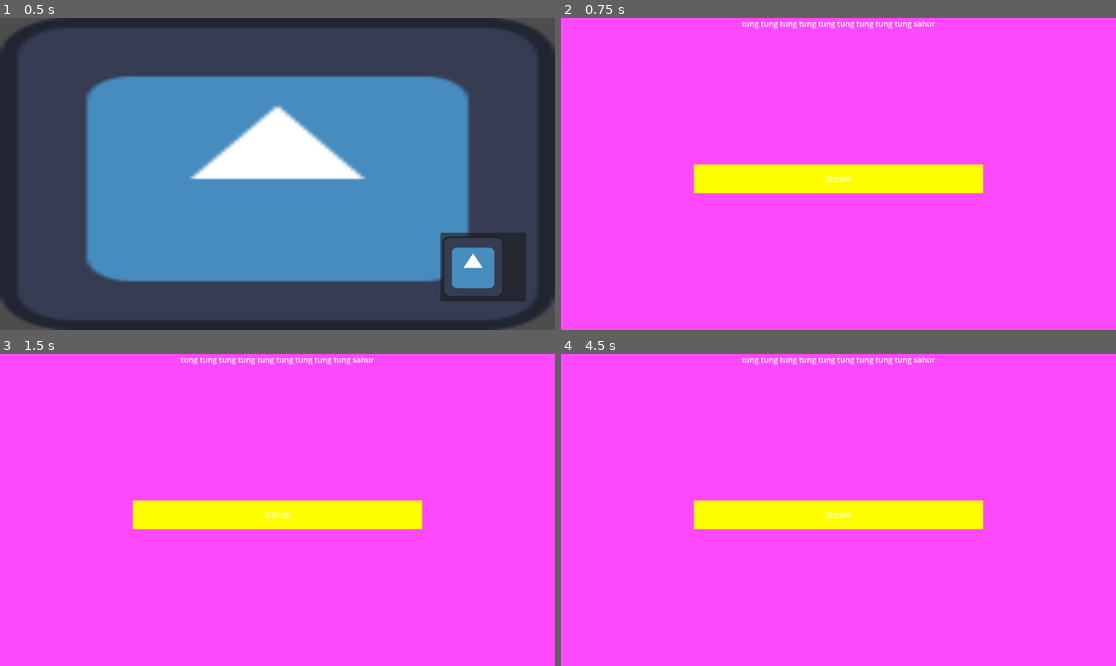
Above: before the commit, frames 1-4 (two rows, left to right).
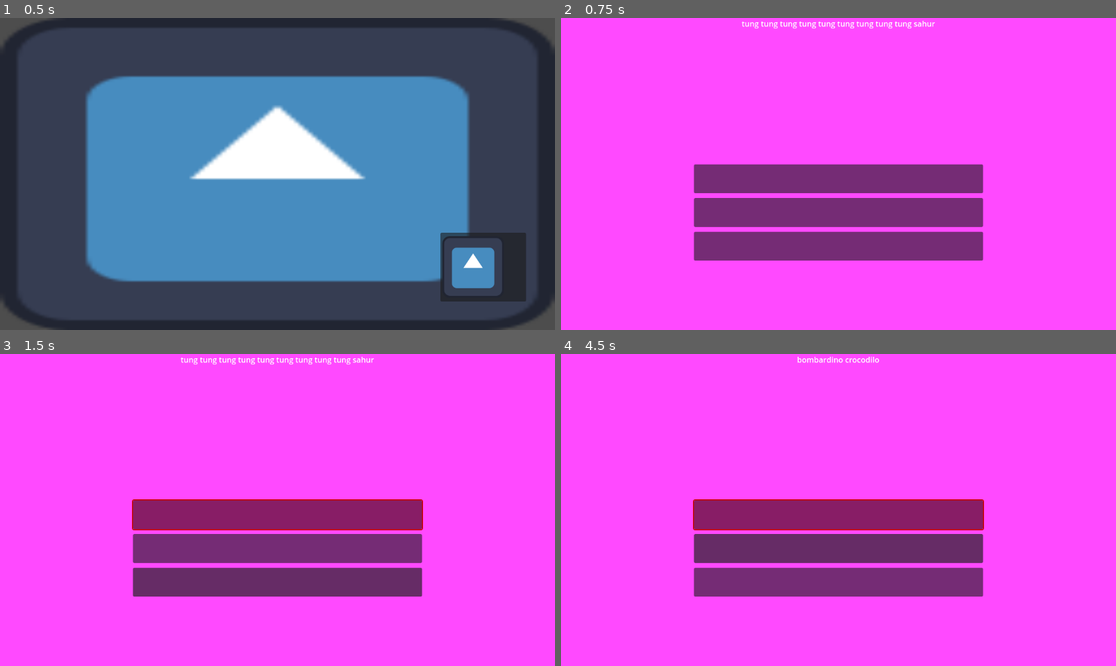
Above: after the commit, the same moments.

Repository: FedericoRigolon/LoSapeviChe
Game: Godot game, scene res://scenes/main.tscn
The game is run twice, just before and just after one commit, with the same random seed, the same clock (stepped at 60 frames per second) and the same inputs. The engine's default icon, where the game draws it, is replaced by a stand-in: a white triangle on a blue panel in a dark square.
Inputs (mouse positions are in pixels of both pictures, inside the frame that each line leads up to):
- Up to frame 1 (0.5 s): no input
- Up to frame 2 (0.75 s): click (1043, 267) at 0.5 s
- Up to frame 3 (1.5 s): click (277, 516) at 1.27 s
- Up to frame 4 (4.5 s): click (838, 547) at 2.02 s; click (838, 581) at 2.77 s; click (1043, 603) at 3.5 s; click (838, 516) at 4.27 s

Frame 1 is identical in both runs. In frame 2, 15% of the frame differs, in the area x 23-77%, y 46-78%; in frame 3, 15%; in frame 4, 15%, in the area x 23-77%, y 0-78%.
Error before the commit: Attempt to call function 'set_text' in base 'null instance' on a null instance. (res://scripts/answer.gd:21)
Error after the commit: Attempt to call function 'set_text' in base 'null instance' on a null instance. (res://scripts/answer.gd:22)

Commit message:
logic

Diff:
--- /dev/null
+++ b/lo_sapevi_che/global/game_logic.gd
@@ -0,0 +1,49 @@
+extends Node	# needed for autoload (singleton)
+
+const MAX_SCORE = 5
+
+signal wrong_answer
+
+var _score: int = 0
+
+func _check_answers(answers: Array[Answer]) -> void:
+	var one_correct = false
+	var n = answers.size()
+	for i in range(n):
+		if answers[i] is RightAnswer:
+			if not one_correct:
+				one_correct = true
+			else:
+				push_error("There must be exactly one correct answer")
+	if not one_correct:
+		push_error("There must be exactly one correct answer")
+
+func _shuffle_answers(answers: Array[Answer]) -> Array[Answer]:
+	var shuffled = answers.duplicate()
+	var n = shuffled.size()
+	for i in range(n - 1, 0, -1):
+		var j = randi() % (i + 1)
+		var tmp = shuffled[i]
+		shuffled[i] = shuffled[j]
+		shuffled[j] = tmp
+	return shuffled
+
+func manage_answers(answers: Array[Answer]) -> Array[Answer]:
+	_check_answers(answers)
+	return _shuffle_answers(answers)
+
+func answer_chosen(answer: Answer, score: int) -> void:
+	if answer is RightAnswer:
+		self._score += score
+	else:
+		self.wrong_answer.emit()
+
+func get_correct_answer_ix(answers: Array[Answer]) -> int:
+	var n = answers.size()
+	for i in range(n):
+		if answers[i] is RightAnswer:
+			return i
+	return -1
+
+func get_score() -> int:
+	return self._score
--- a/lo_sapevi_che/project.godot
+++ b/lo_sapevi_che/project.godot
@@ -17,7 +17,8 @@
 
 [autoload]
 
-GameLogic="*res://scripts/game_logic.gd"
+GameLogic="*res://global/game_logic.gd"
+RoundFactory="*res://scripts/round_factory.gd"
 
 [rendering]
 
--- a/lo_sapevi_che/scenes/answer.tscn
+++ b/lo_sapevi_che/scenes/answer.tscn
@@ -1,6 +1,6 @@
 [gd_scene format=3 uid="uid://baisvneyhehff"]
 
-[node name="Answer" type="ColorRect"]
+[node name="Answer" type="Button"]
 anchors_preset = 8
 anchor_left = 0.5
 anchor_top = 0.5
@@ -14,7 +14,6 @@
 grow_vertical = 2
 size_flags_horizontal = 3
 size_flags_vertical = 3
-color = Color(1, 1, 0, 1)
 
 [node name="AnswerText" type="Label" parent="."]
 layout_mode = 1
@@ -29,7 +28,6 @@
 offset_bottom = 11.5
 grow_horizontal = 2
 grow_vertical = 2
-text = "SIIIIIIIII"
 horizontal_alignment = 1
 
 [node name="AnswerSound" type="AudioStreamPlayer" parent="."]
--- a/lo_sapevi_che/scripts/answer.gd
+++ b/lo_sapevi_che/scripts/answer.gd
@@ -1,4 +1,4 @@
-extends ColorRect
+extends Button
 
 class_name Answer
 
@@ -9,7 +9,8 @@
 	pass
 
 func setup(text: String) -> void:
-	set_text(text)
+	_set_text(text)
+	pressed.connect(_on_pressed)
 
 func connect_to_parent() -> void:
 	self.answer_clicked.connect(get_parent()._on_answer_clicked)
@@ -17,10 +18,10 @@
 func disconnect_to_parent() -> void:
 	self.answer_clicked.disconnect(get_parent()._on_answer_clicked)
 
-func set_text(text: String):
+func _set_text(text: String) -> void:
 	$Text.set_text(text)
 
-func get_text() -> String:
+func _get_text() -> String:
 	return $Text.get_text()
 
 func _set_sound(path_to_sound: String) -> void:
@@ -40,6 +41,5 @@
 	highlight()
 	_play_sound()
 
-func _on_gui_event(event: InputEventMouseButton) -> void:
-	if event.pressed and event.button_index == MOUSE_BUTTON_LEFT:
-		self.answer_clicked.emit(self)
+func _on_pressed() -> void:
+	self.answer_clicked.emit(self)
--- a/lo_sapevi_che/scripts/game_logic.gd
+++ /dev/null
@@ -1,39 +0,0 @@
-const MAX_SCORE = 5
-
-var _score: int
-
-func _ready() -> void:
-	_score = 0
-
-func _check_answers(Answers: Array[Answer]) -> void:
-	var one_correct = false
-	var n = Answers.size()
-	for i in range(n):
-		if Answers[i] is RightAnswer:
-			if not one_correct:
-				one_correct = true
-			else:
-				push_error("There must be exactly one correct answer")
-	if not one_correct:
-		push_error("There must be exactly one correct answer")
-
-func _shuffle_answers(Answers: Array[Answer]) -> Array[Answer]:
-	var shuffled = Answers.duplicate()
-	var n = shuffled.size()
-	for i in range(n - 1, 0, -1):
-		var j = randi() % (i + 1)
-		var tmp = shuffled[i]
-		shuffled[i] = shuffled[j]
-		shuffled[j] = tmp
-	return shuffled
-
-func manage_answers(Answers: Array[Answer]) -> Array[Answer]:
-	_check_answers(Answers)
-	return _shuffle_answers(Answers)
-
-func answer_chosen(correct: bool, score: int) -> void:
-	if correct:
-		self._score += _score
-
-func get_score() -> int:
-	return self._score
--- a/lo_sapevi_che/scripts/main.gd
+++ b/lo_sapevi_che/scripts/main.gd
@@ -1,77 +1,16 @@
 extends Node
 
-
+signal round_finished
 
 func _on_menu_play_pressed() -> void:
-	#print("scimpanzini bananini")
-	const ROUNDS = 1
-	for r in range(ROUNDS):
-		var round = round_factory(r)
+	const ROUNDS = 5
+
+	for i in range(ROUNDS):
+		var round = RoundFactory.create_round(i)
 		add_child(round)
-	print_tree_pretty()
-		#await roba
-		#remove_child(round)
-		#round.queue_free()
+		await round.finished
+		remove_child(round)
+		round.queue_free()
 
-func round_factory(round_number):
-
-	var lambda_question = func() -> Question:
-		var question = preload("res://scenes/question.tscn").instantiate()
-		match round_number:
-			0:
-				question.setup("tung tung tung tung tung tung tung tung tung sahur")
-			1:
-				question.setup("bombardino crocodilo")
-			2:
-				question.setup("trallallero trallalla")
-			3:
-				question.setup("brr brr patapim")
-			4:
-				question.setup("scimpanzini bananini")
-			_:
-				return null
-		return question
-
-	var lambda_answers = func() -> Array[Answer]:
-			var answers: Array[Answer]
-			var answer = preload("res://scenes/answer.tscn").instantiate()
-
-			var correct_answer = func(text: String) -> void:
-				answer.set_script(preload("res://scripts/right_answer.gd"))
-				answer.setup(text)
-				answers.append(answer)
-
-			var wrong_answers = func(texts: Array[String]) -> void:
-				answer.set_script(preload("res://scripts/wrong_answer.gd"))
-				for text in texts:
-					answer.setup(text)
-					answers.append(answer)
-
-			var make_answer = func() -> void:
-				match round_number:
-					0:
-						correct_answer.call("a")
-						wrong_answers.call(["b", "c", "d"] as Array[String])
-					1:
-						correct_answer.call("a")
-						wrong_answers.call(["b", "c", "d"] as Array[String])
-					2:
-						correct_answer.call("a")
-						wrong_answers.call(["b", "c", "d"] as Array[String])
-					3:
-						correct_answer.call("a")
-						wrong_answers.call(["b", "c", "d"] as Array[String])
-					4:
-						correct_answer.call("a")
-						wrong_answers.call(["b", "c", "d"] as Array[String])
-					_:
-						return
-
-			make_answer.call()
-			return answers
-
-	var round = preload("res://scenes/round.tscn").instantiate()
-	round.setup(lambda_question.call(), lambda_answers.call())
-	Round.increase_round_count()
-	round.set_name("Round"+str(Round.get_round_count()))
-	return round
+func _on_round_finished() -> void:
+	self.round_finished.emit()
--- a/lo_sapevi_che/scripts/round.gd
+++ b/lo_sapevi_che/scripts/round.gd
@@ -2,20 +2,23 @@
 
 class_name Round
 
+signal finished
+
 static var _round_count: int
 var _question: Question
-var _Answers: Array[Answer]
-var _correct_answer_ix: int
+var _answers: Array[Answer]
 
 # Called when the node enters the scene tree for the first time.
 func _ready() -> void:
 	pass # Replace with function body.
 
-func setup(question: Question, Answers: Array[Answer]) -> void:
+func setup(question: Question, answers: Array[Answer]) -> void:
 	_set_question(question)
-	_set_answers(Answers)
-	for answer in self._Answers:
+	_set_answers(answers)
+	_display_answers()
+	for answer in self._answers:
 		answer.connect_to_parent()
+	GameLogic.wrong_answer.connect(_on_wrong_answer)
 
 static func increase_round_count() -> void:
 	_round_count += 1
@@ -27,23 +30,29 @@
 	self._question = question
 	add_child(question)
 
-func _set_answers(Answers: Array[Answer]) -> void:
-	self._Answers = Answers
-	var n = Answers.size()
+func _set_answers(answers: Array[Answer]) -> void:
+		self._answers = answers
+		for answer in answers:
+			add_child(answer)
+
+func _display_answers() -> void:
+	var n = _answers.size()
 	for i in range(n):
-		add_child(Answers[i])
-		if _Answers[i] is RightAnswer:
-			self._correct_answer_ix = i
+		_answers[i].position.y += (_answers[i].size.y + 10) * i
 
 func _disconnect_answers() -> void:
-	for answer in self._Answers:
+	for answer in self._answers:
 		answer.disconnect_to_parent()
 
 func _on_answer_clicked(answer: Answer) -> void:
 	_disconnect_answers()
 	answer.on_answer_chosen()
-	if answer is RightAnswer:
-		GameLogic.answer_chosen(true, _question.get_score())
-	else:
-		_Answers[_correct_answer_ix].highlight()
-		GameLogic.answer_chosen(false, _question.get_score())
+	GameLogic.answer_chosen(answer, _question.get_score())
+	await get_tree().create_timer(2.0).timeout
+	_finished()
+
+func _on_wrong_answer() -> void:
+	_answers[GameLogic.get_correct_answer_ix(_answers)].highlight()
+
+func _finished() -> void:
+	self.finished.emit()
--- /dev/null
+++ b/lo_sapevi_che/scripts/round_factory.gd
@@ -0,0 +1,64 @@
+extends Node
+
+func create_round(round_number: int) -> Round:
+	var round = preload("res://scenes/round.tscn").instantiate()
+	round.setup(_create_question(round_number), GameLogic.manage_answers(_create_answers(round_number)))
+	Round.increase_round_count()
+	round.set_name("Round" + str(Round.get_round_count()))
+	return round
+
+func _create_question(round_number: int) -> Question:
+	var question = preload("res://scenes/question.tscn").instantiate()
+	match round_number:
+		0:
+			question.setup("tung tung tung tung tung tung tung tung tung sahur")
+		1:
+			question.setup("bombardino crocodilo")
+		2:
+			question.setup("trallallero trallalla")
+		3:
+			question.setup("brr brr patapim")
+		4:
+			question.setup("scimpanzini bananini")
+		_:
+			return null
+	return question
+
+func _create_correct_answer(text: String) -> RightAnswer:
+	var answer = preload("res://scenes/answer.tscn").instantiate()
+	answer.set_script(preload("res://scripts/right_answer.gd"))
+	answer.setup(text)
+	return answer
+
+func _create_wrong_answer(text: String) -> WrongAnswer:
+	var answer = preload("res://scenes/answer.tscn").instantiate()
+	answer.set_script(preload("res://scripts/wrong_answer.gd"))
+	answer.setup(text)
+	return answer
+
+func _create_answers(round_number: int) -> Array[Answer]:
+	var answers: Array[Answer]
+	match round_number:
+		0:
+			answers.append(_create_correct_answer("a"))
+			answers.append(_create_wrong_answer("b"))
+			answers.append(_create_wrong_answer("c"))
+		1:
+			answers.append(_create_correct_answer("d"))
+			answers.append(_create_wrong_answer("e"))
+			answers.append(_create_wrong_answer("f"))
+		2:
+			answers.append(_create_correct_answer("a"))
+			answers.append(_create_wrong_answer("b"))
+			answers.append(_create_wrong_answer("c"))
+		3:
+			answers.append(_create_correct_answer("d"))
+			answers.append(_create_wrong_answer("e"))
+			answers.append(_create_wrong_answer("f"))
+		4:
+			answers.append(_create_correct_answer("a"))
+			answers.append(_create_wrong_answer("b"))
+			answers.append(_create_wrong_answer("c"))
+		_:
+			push_error("Unexistent round")
+	return answers
